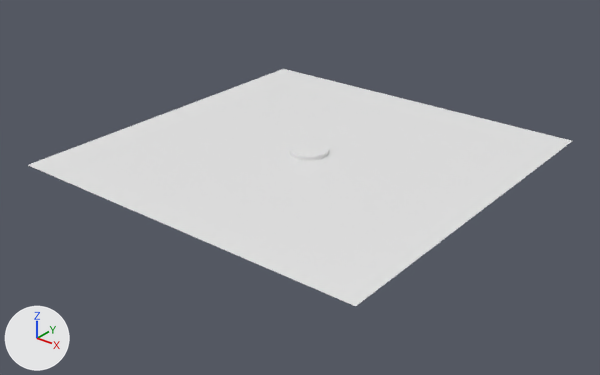
One commit to the FBX model Assets/Eric/3D/ShopScene_Meshes/Me_Floor.fbx: the scene before it, then after it.
Before and after are seen from a 50 mm lens placed at (24.28, -31.08, 17.09), pointed at (0.15, -0.92, -1.61). Lighting does not change. The marker at lower left points along +X, +Y and +Z.

The first picture shows 'floor'.
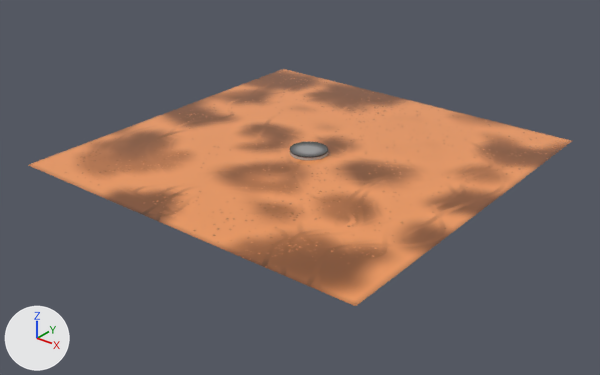
Changed parts and their boxes [x1, y1, x2, y2] in the pictures (600 x 375 px):
```json
{"part": 1, "of": "me_cube_004", "change": "cut back", "before": [290, 142, 328, 160], "after": [290, 142, 328, 160]}
{"part": 2, "of": "me_cube_004", "change": "recoloured", "before": [28, 69, 572, 306], "after": [28, 69, 572, 306], "on screen": "white to orange"}
```

Edits to the scene script, one JSON object a line:
```json
{"op": "add", "block": "img_tesxture_scene_clean_png", "code": ["img_tesxture_scene_clean_png = load_image('Tesxture_Scene_clean.png', '../../2D/Objects_Textures/Tesxture_Scene_clean.png', 1024, 1024, 'sRGB')"]}
{"op": "add", "block": "img_tesxture_scene_metallic_png", "code": ["img_tesxture_scene_metallic_png = load_image('Tesxture_Scene_metallic.png', '../../2D/Objects_Textures/Tesxture_Scene_metallic.png', 1024, 1024, 'Non-Color')"]}
{"op": "add", "block": "mat_scenemat", "code": ["mat_scenemat = bpy.data.materials.new('scenemat')", "# uses the picture img_tesxture_scene_clean_png", "# uses the picture img_tesxture_scene_metallic_png"]}
{"block": "me_cube_004", "where": "# used by ob_floor; location = (0.0, 0.0, 0.0)"}
{"op": "remove", "block": "me_cube_004", "code": "me_cube_004.from_pydata(...)  # 68 vertices, 35 faces; spans x -10.0..10.0, y -10.0..10.0, z -0.1..0.2"}
{"op": "add", "block": "me_cube_004", "code": "me_cube_004.from_pydata(...)  # 68 vertices, 34 faces; spans x -10.0..10.0, y -10.0..10.0, z -0.1..0.2"}
{"block": "me_cube_004", "change": "me_cube_004 part 1"}
{"block": "me_cube_004", "change": "1 face is deleted"}
{"block": "me_cube_004", "change": "8 vertices in x -1.0..-0.9, y -0.2..0.4, z -0.1..0.2 move by (0.0, -0.1, 0.0)"}
{"block": "me_cube_004", "change": "8 vertices in x -0.2..0.4, y 0.9..1.0, z -0.1..0.2 move by (-0.1, 0.0, 0.0)"}
{"block": "me_cube_004", "change": "8 vertices in x 0.9..1.0, y -0.4..0.2, z -0.1..0.2 move by (0.0, 0.1, 0.0)"}
{"block": "me_cube_004", "change": "8 vertices in x -0.4..0.2, y -1.0..-0.9, z -0.1..0.2 move by (0.1, 0.0, 0.0)"}
{"block": "me_cube_004", "change": "me_cube_004 part 2: 34 faces spanning x -10.0..10.0, y -10.0..10.0, z -0.1..0.2 switch from no material to mat_scenemat"}
```
